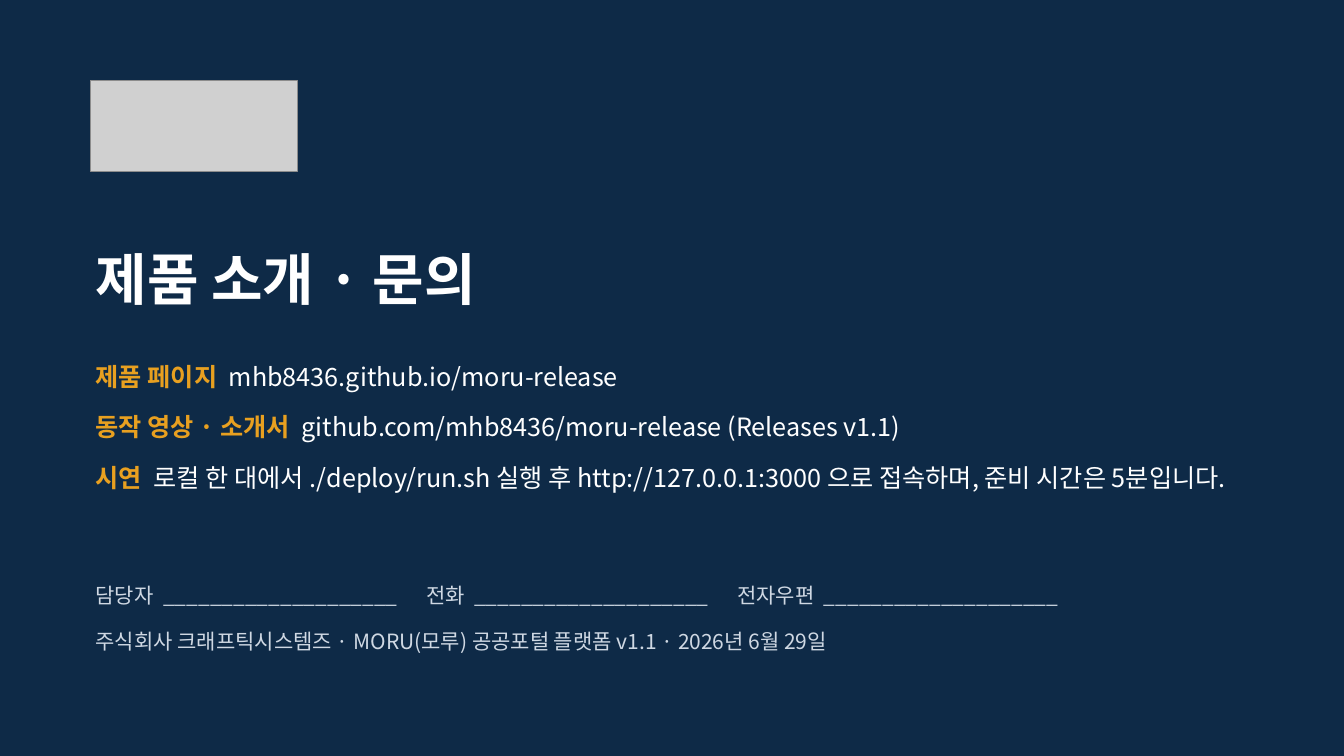
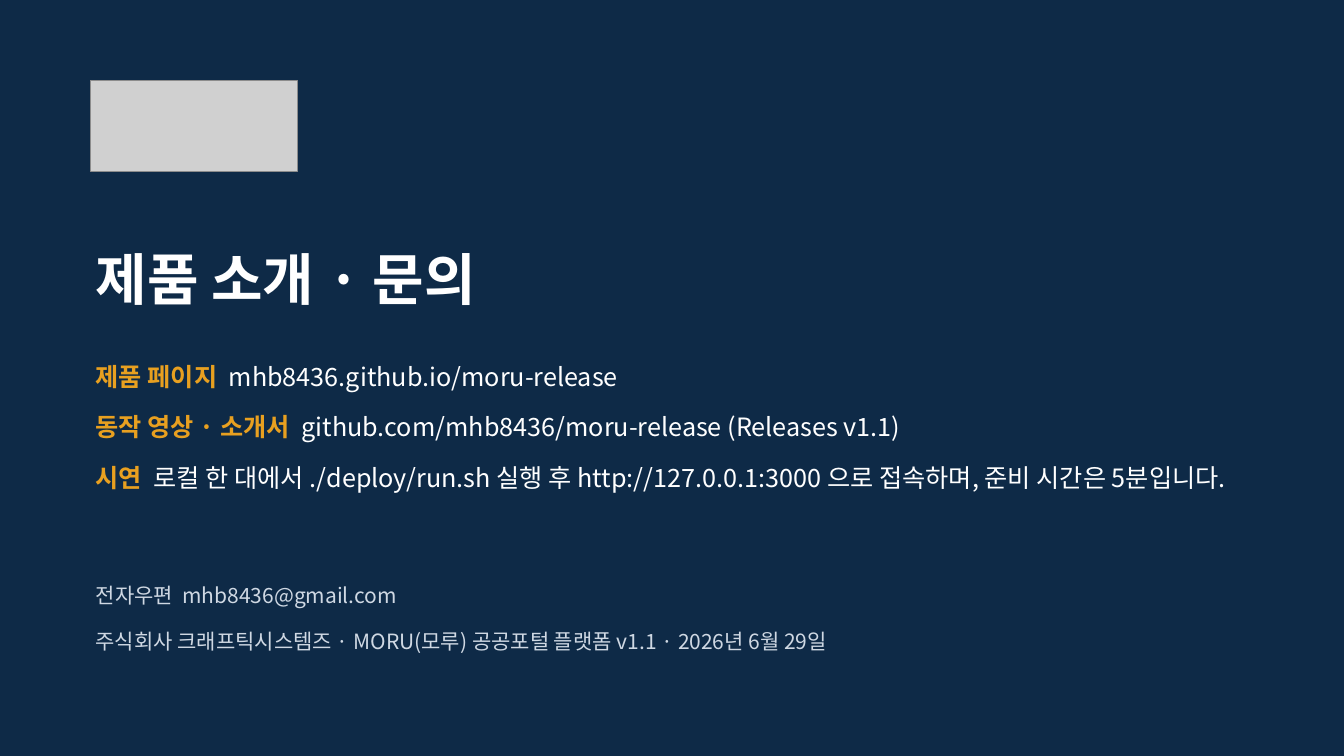
Before and after one commit to mhb8436/moru-release, a slide deck: slide 16 of docs/MORU-발표자료-v1.1.pptx. Drawn at 1344x756 pixels with LibreOffice and Linux fonts; fonts in the diff are those of the drawing; grey boxes stand for pictures. Boxes give left, top, right and bottom in pixels: in the first picture for what was removed or moved away, otherwise in the second. Text is boxed around its words. In the diff, an @@ line names an element or a change of style, - is before the commit and + after.

Commit message:
「부품」을 「컴포넌트」로 바꾸고, 연락처를 전자우편으로 적는다
용어를 컴포넌트로 통일한다. 받침이 사라져 조사도 함께 바꿨다 —
부품이/은/을/으로 → 컴포넌트가/는/를/로. 제품 화면 /ui 의 문구도 같이
바꾸고 캡처를 다시 찍었다(파일 이름도 15-컴포넌트문서.jpg).

절 제목은 「화면을 컴포넌트로 조립합니다」로 고친다.

시연 영상 설명을 만드는 과정이 아니라 보는 순서로 다시 쓴다 —
「일곱 장면에 제목과 자막을 붙여 한 편으로 이었습니다」에서
「일곱 장면이 차례로 나옵니다. 장면마다 제목을 먼저 띄우고 아래쪽에
자막을 깔았습니다」로.

「겉모습은 나머지와 한 벌입니다」는 영어 표현이라 「나머지와 섞어
놓아도 표가 나지 않습니다」로 바꾼다. 「컴포넌트가 안고 있습니다」도
사물을 주어로 세운 문장이라 걷어냈다.

「클라우드 계정이나 바깥 SaaS에는 붙지 않습니다」는 무엇을 말하는지
알 수 없어 실제로 확인한 사실로 바꾼다 — 밖으로 나가는 연결은 기관이
켠 것뿐이다(LLM · 문자 · 본인확인 · 유튜브 썸네일).

문의는 전자우편 하나만 적는다.

```diff
--- a/docs/MORU-발표자료-v1.1.pptx
+++ b/docs/MORU-발표자료-v1.1.pptx
@@ text at (96,585,396,608): text changed @@
-담당자 ____________________ 전화 ____________________ 전자우편 ____________________
+전자우편 mhb8436@gmail.com
```
Also in this commit, not shown: 2 other slides changed, 8 other files.
